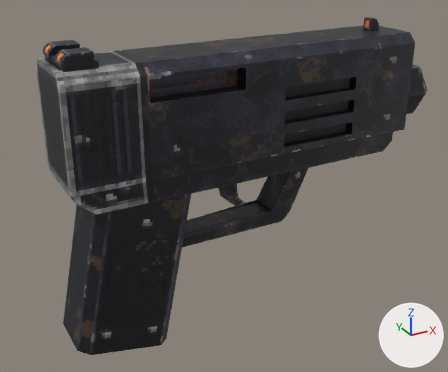
Two versions of the Blender file Misc/quakevr/src_models/blend/v_nailpistol/v_nailpistol.blend, one commit apart.
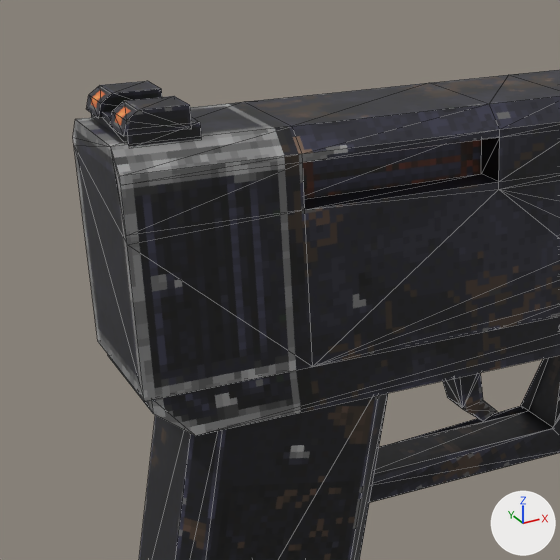
Each version appears first whole from a 50 mm lens placed at (-5.56, -16.37, 9.58), pointed at (3.61, 0.31, 1.25), and next in a close-up on the part from 0% to 62% of the width and 0% to 74% of the height. Every picture has the same lights, and +X, +Y and +Z are marked at lower right. The last two pictures show the newer version. The close-ups show mesh edges as thin lines.

Script lines for the objects in view, before the commit:
```python
me_v_nailpistol = bpy.data.meshes.new('v_nailpistol')
me_v_nailpistol.from_pydata(...)  # 326 vertices, 518 faces; spans x -2.09..11.27, y -1.2..1.2, z -3.25..6.38
me_v_nailpistol.polygons.foreach_set('use_smooth', [True] * 518)
me_v_nailpistol.materials.append(mat_v_nailpistol)  # picture img_v_nailpistol_skin0
ob_v_nailpistol = bpy.data.objects.new('v_nailpistol', me_v_nailpistol)
ob_v_nailpistol.location = (0.0, 0.0, 0.0)
```
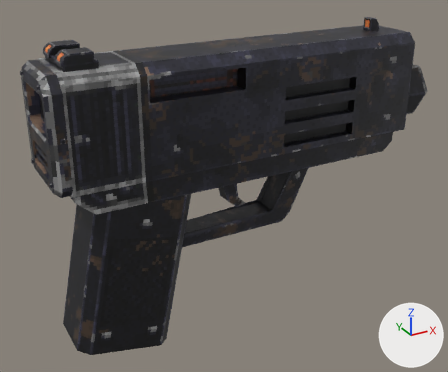
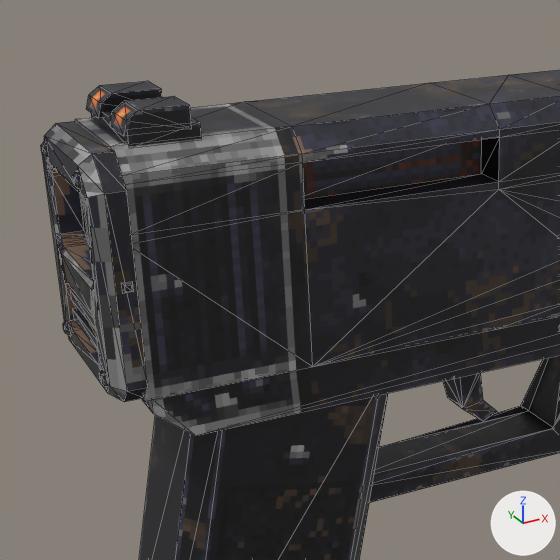
Where the change shows, as pixel boxes [x1, y1, x2, y2] in the close-ups (560 x 560 px):
'v_nailpistol', reshaped: before [73, 70, 560, 560]; after [41, 70, 560, 560]
part 1 of me_v_nailpistol, added: after [41, 121, 148, 402]

What changed in the scene script:
```text
Change me_v_nailpistol:
    used by ob_v_nailpistol; location = (0.0, 0.0, 0.0)
    remove me_v_nailpistol.from_pydata(...)  # 326 vertices, 518 faces; spans x -2.09..11.27, y -1.2..1.2, z -3.25..6.38
    add me_v_nailpistol.from_pydata(...)  # 498 vertices, 802 faces; spans x -2.36..11.27, y -1.43..1.43, z -3.25..6.38
    me_v_nailpistol part 1
    108 vertices are added at x -2.36..-1.9, y -1.43..1.43, z 2.66..5.92
    20 new vertices lie (0.33, 0.0, 0.0) away from vertices in x -2.25, y -0.96..0.96, z 4.24..5.36
    12 new vertices lie (0.16, 0.0, 0.0) away from vertices in x -2.3, y -0.8..0.8, z 3.06..3.78
    8 new vertices lie (0.27, 0.0, 0.0) away from vertices in x -2.12, y -1.38..1.38, z 2.66..5.92
    8 new vertices lie (0.11, 0.0, 0.0) away from vertices in x -2.25, y -0.8..0.8, z 3.2..3.64
    8 new vertices lie (0.0, 0.18, 0.0) away from vertices in x -2.3, y -1.11..0.93, z 2.91..5.69
    8 new vertices lie (0.0, 0.0, 0.1) away from vertices in x -2.36, y -1.07..1.07, z 2.95..5.55
    284 new faces join them
```
